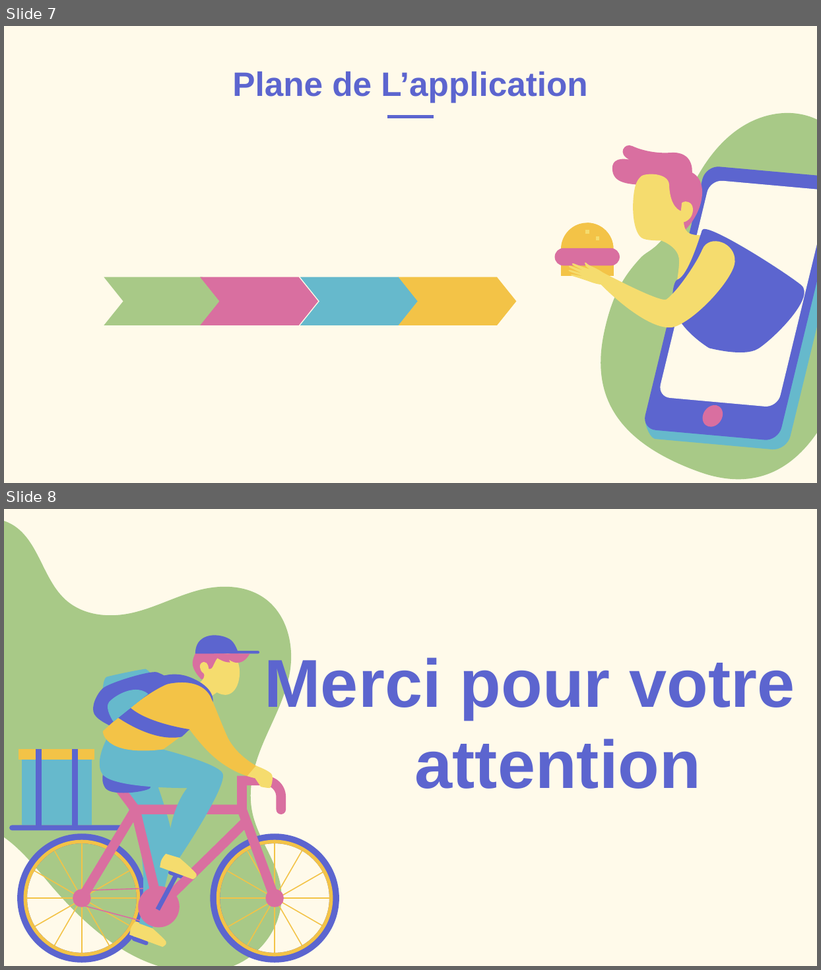
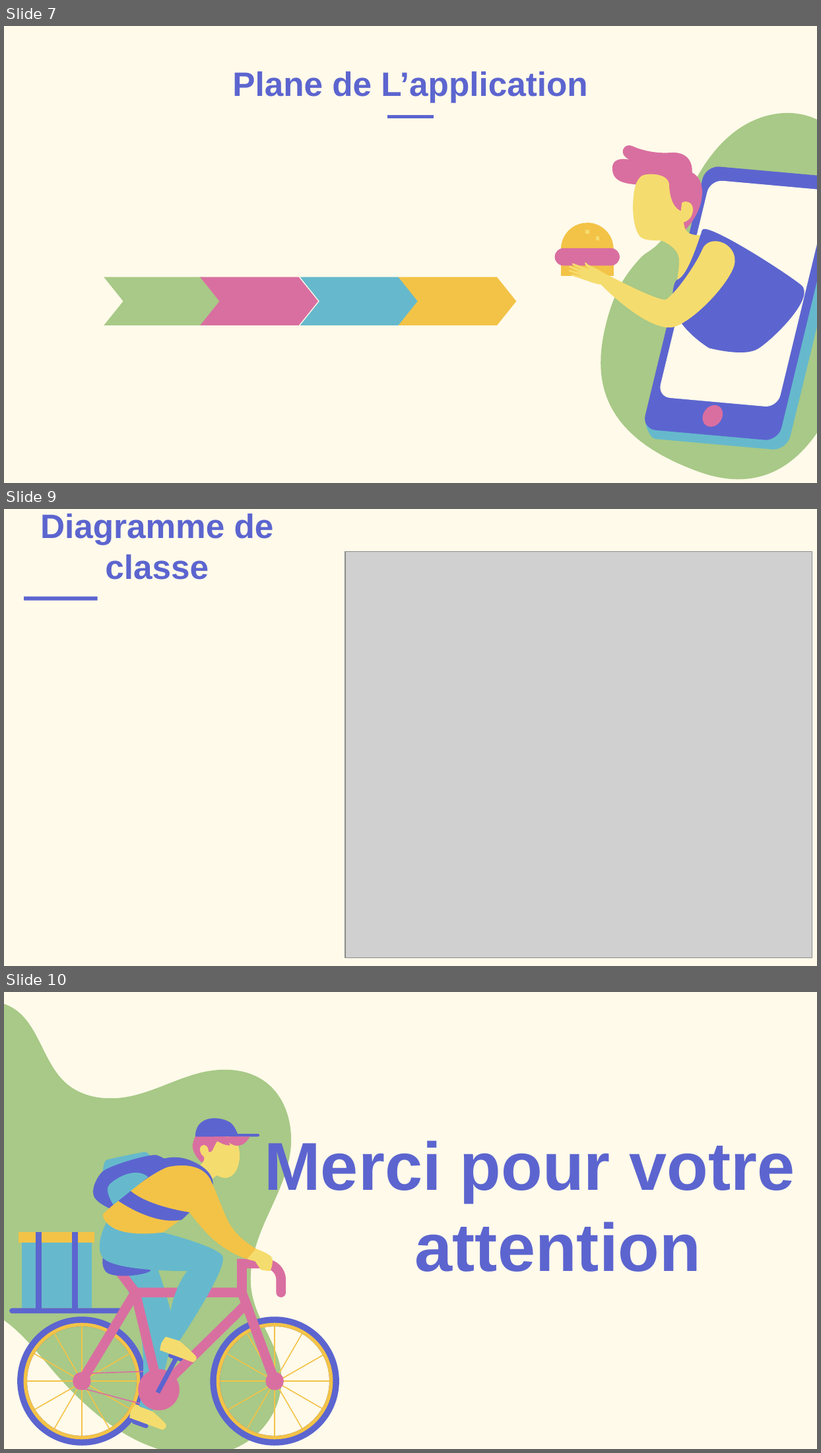
Before and after one commit to kerkazou/gestion_restauration_marhaba, a slide deck: Food-Delivery.pptx. Shown one above the other, each under a label of ours: slides 7 and 8 before the commit, slides 7, 9 and 10 after it; the slides between them are not shown. The pictures are 821x970 and 821x1453 pixels, drawn with LibreOffice and Linux fonts; fonts in the diff are those of the drawing; grey boxes stand for pictures. Boxes give left, top, right and bottom in pixels: in the first picture for what was removed or moved away, otherwise in the second. Text is boxed around its words. In the diff, an @@ line names an element or a change of style, - is before the commit and + after.

```diff
--- a/Food-Delivery.pptx
+++ b/Food-Delivery.pptx
@@ slide 9 added at (4, 509, 817, 966), background #FFFAEA @@
@@ title added at (40, 514, 274, 580), 30 pt, text #5C65CF, bold @@
+Diagramme de classe
@@ picture added at (345, 552, 812, 958) @@
@@ rectangle added at (24, 597, 98, 601), fill #5C65CF @@
@@ what was slide 8 is now slide 10 @@
```
Also in this commit, not shown: 3 slides changed, 1 other slide added.
